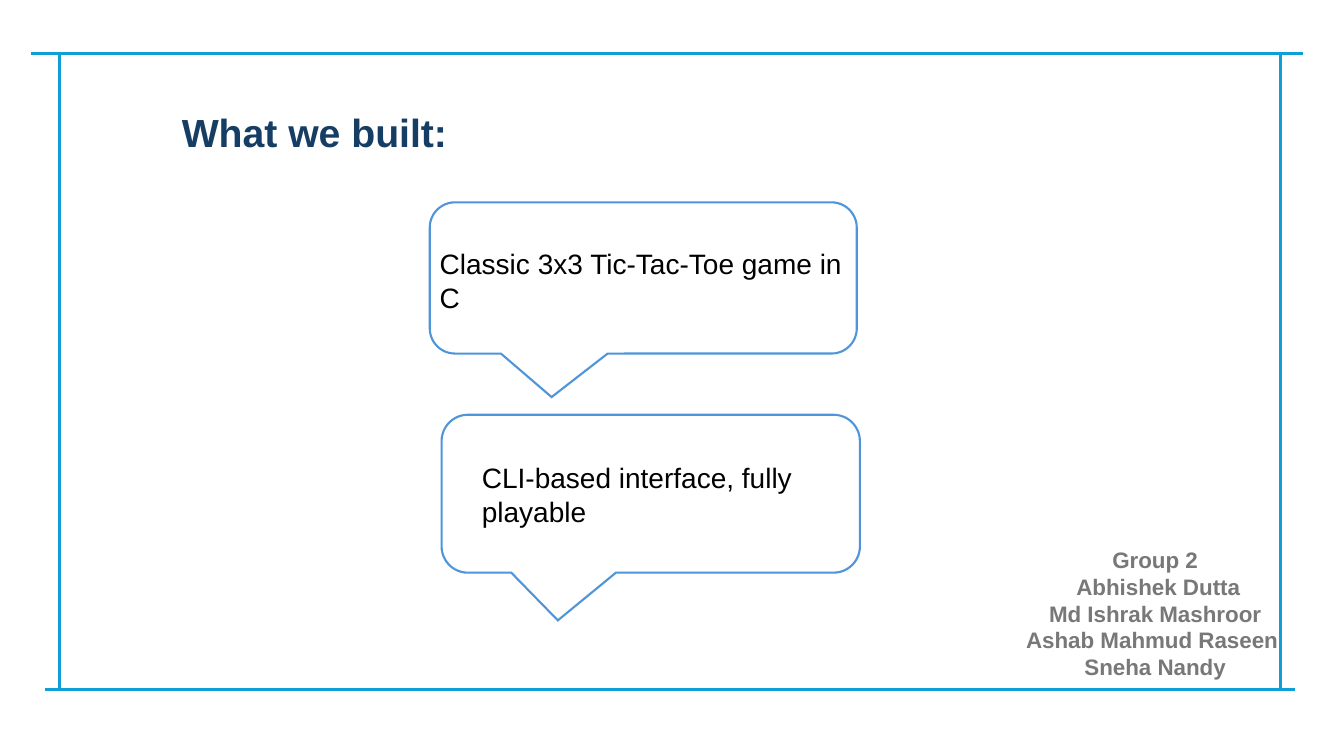
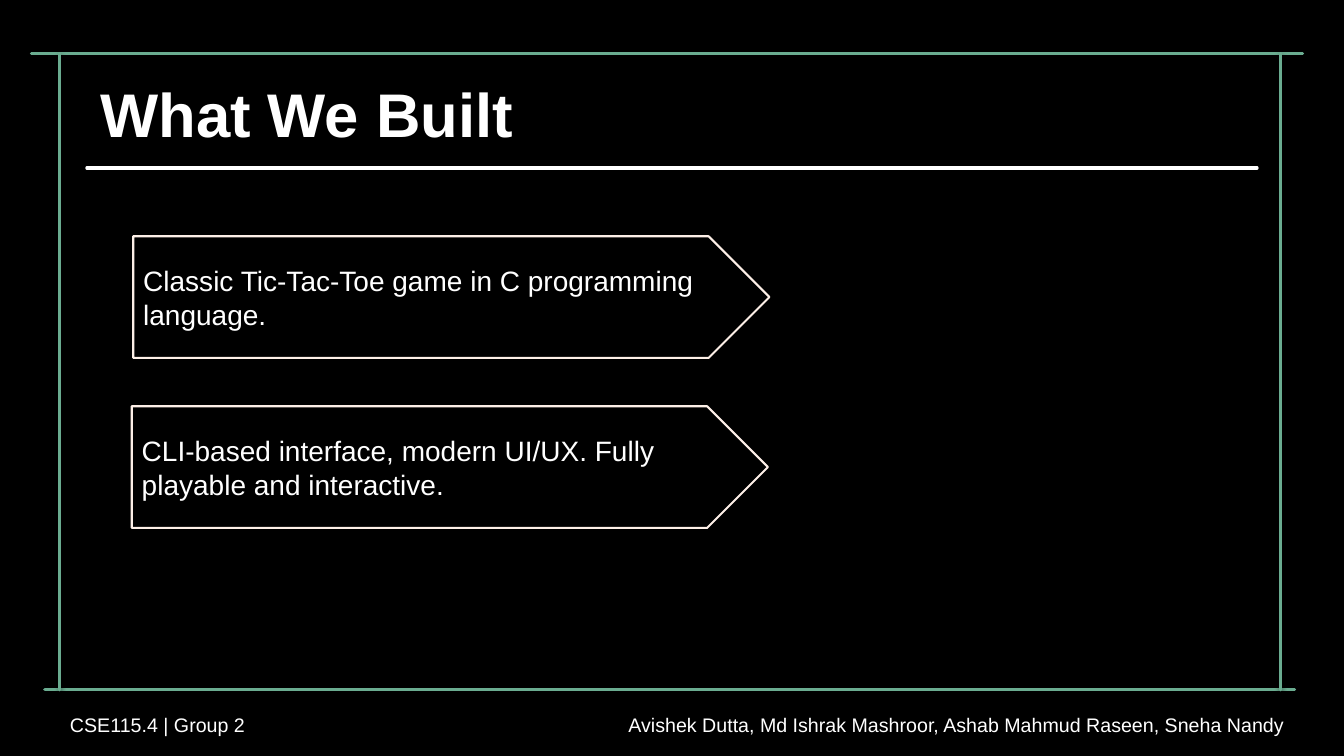
Before and after one commit to tyroruyk/tictacx, a slide deck: slide 3 of others/update_presentation.pptx (slide 2 before the commit). Drawn at 1344x756 pixels with LibreOffice and Linux fonts; fonts in the diff are those of the drawing; background and template pictures are left out. Boxes give left, top, right and bottom in pixels: in the first picture for what was removed or moved away, otherwise in the second. Text is boxed around its words. In the diff, an @@ line names an element or a change of style, - is before the commit and + after.

```diff
--- a/others/update_presentation.pptx
+++ b/others/update_presentation.pptx
@@ background #FFFFFF to picture (left out) @@
@@ line removed from (31, 53) to (1303, 53) @@
@@ line added from (31, 53) to (1303, 53), #6AAC90 2.25 pt @@
@@ line removed from (59, 690) to (59, 53) @@
@@ line added from (59, 690) to (59, 53), #6AAC90 2.25 pt @@
@@ line removed from (1281, 690) to (1281, 53) @@
@@ line added from (1281, 690) to (1281, 53), #6AAC90 2.25 pt @@
@@ text at box(100, 92, 513, 138): text changed; size 28 to 44 pt; text colour #163E64 to #FFFFFF @@
-What we built:
+What We Built
@@ line added from (87, 168) to (1257, 168), #FFFFFF 2.25 pt @@
@@ rounded speech box removed at box(430, 203, 857, 354) @@
@@ pentagon arrow "Classic Tic-Tac-Toe game in C ...": place and size @@
-pentagon arrow "Classic Tic-Tac-Toe game in C ..." at box(440, 253, 842, 309)
+pentagon arrow "Classic Tic-Tac-Toe game in C ..." at box(133, 236, 769, 358)
@@ pentagon arrow "Classic Tic-Tac-Toe game in C ..." at box(133, 236, 769, 358): vertical alignment top to middle; outline none to #FDEFE7 1.5 pt @@
@@ text in pentagon arrow at box(143, 270, 693, 330): text changed; text colour #000000 to #FFFFFF @@
-Classic 3x3 Tic-Tac-Toe game in C
+Classic Tic-Tac-Toe game in C programming language.
@@ pentagon arrow added at box(132, 406, 768, 528), outline #FDEFE7 1.5 pt, 20 pt, text #FFFFFF @@
+CLI-based interface, modern UI/UX. Fully playable and interactive.
@@ rounded speech box removed at box(442, 414, 860, 573) @@
@@ text removed at box(482, 467, 792, 527) @@
-CLI-based interface, fully playable
@@ text removed at box(1026, 552, 1277, 680) @@
-Group 2
-Abhishek Dutta
-Md Ishrak Mashroor
-Ashab Mahmud Raseen
-Sneha Nandy
@@ line removed from (44, 690) to (1295, 690) @@
@@ line added from (44, 690) to (1295, 690), #6AAC90 2.25 pt @@
@@ text added at box(70, 718, 245, 736), 14 pt, text #FFFFFF @@
+CSE115.4 | Group 2
@@ text added at box(628, 717, 1284, 736), 14 pt, text #FFFFFF @@
+Avishek Dutta, Md Ishrak Mashroor, Ashab Mahmud Raseen, Sneha Nandy
```
Also in this commit, not shown: 5 other slides changed, 4 slides added, 2 slides removed.
